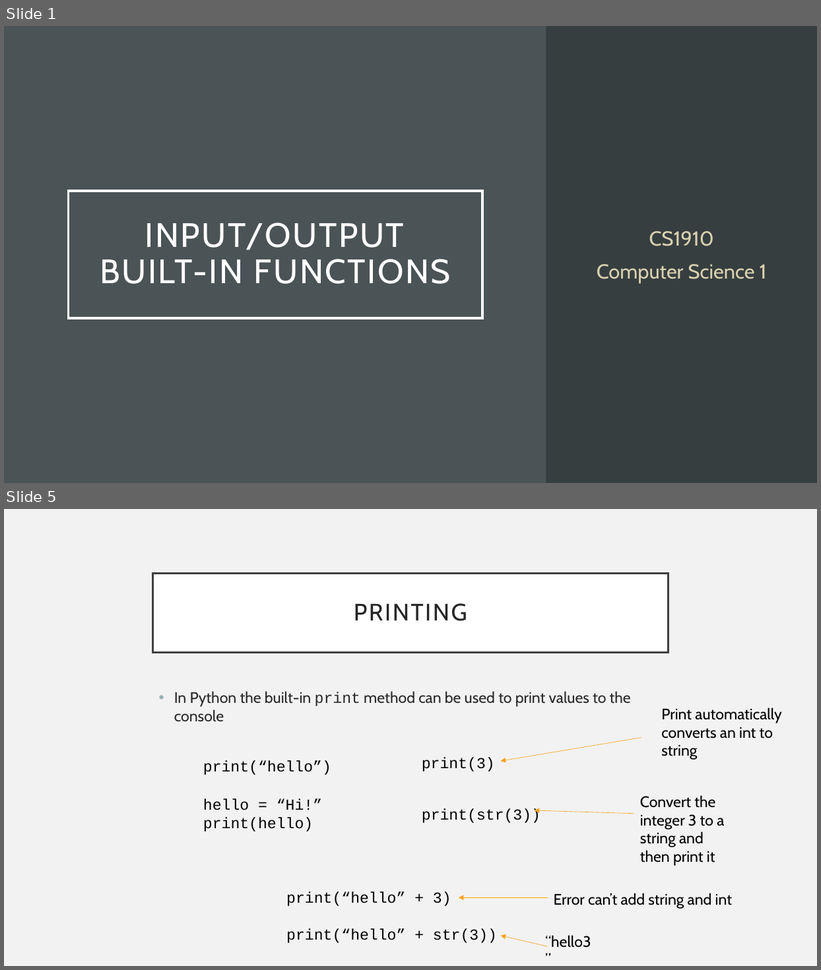
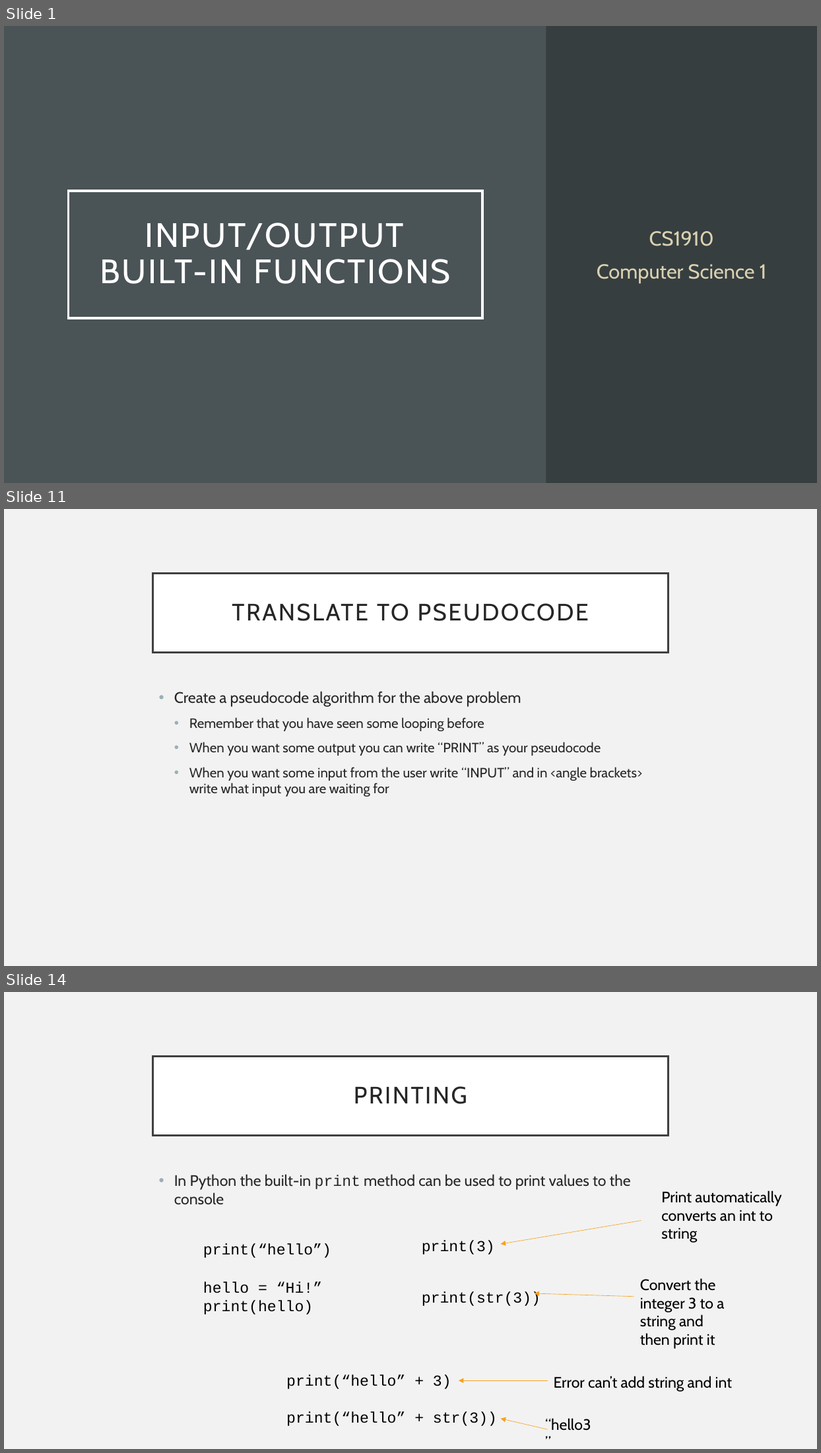
Before and after one commit to UPEI-CS/CS1910-Students, a slide deck: lectures/05-Input-Output/CS1910_Input-Output_Lecture.pptx. Shown one above the other, each under a label of ours: slides 1 and 5 before the commit, slides 1, 11 and 14 after it; the slides between them are not shown. The pictures are 821x970 and 821x1453 pixels, drawn with LibreOffice and Linux fonts; fonts in the diff are those of the drawing. Boxes give left, top, right and bottom in pixels: in the first picture for what was removed or moved away, otherwise in the second. Text is boxed around its words. In the diff, an @@ line names an element or a change of style, - is before the commit and + after.

```diff
--- a/lectures/05-Input-Output/CS1910_Input-Output_Lecture.pptx
+++ b/lectures/05-Input-Output/CS1910_Input-Output_Lecture.pptx
@@ slide 11 added at (x1=4, y1=509, x2=817, y2=966), background #F2F2F2 @@
@@ title added at (x1=153, y1=573, x2=668, y2=652), fill #FFFFFF, outline #404040 2.5 pt, 28 pt, text #262626 @@
+TRANSLATE TO PSEUDOCODE
@@ text added at (x1=174, y1=691, x2=643, y2=797), 16 pt, text #262626 @@
+• Create a pseudocode algorithm for the above problem
+  • Remember that you have seen some looping before
+  • When you want some output you can write “PRINT” as your pseudocode
+  • When you want some input from the user write “INPUT” and in <angle brackets> write what input you are waiting for
@@ what was slide 5 is now slide 14 @@
```
Also in this commit, not shown: 5 slides changed, 8 other slides added, 4 slides removed, 1 other file.
